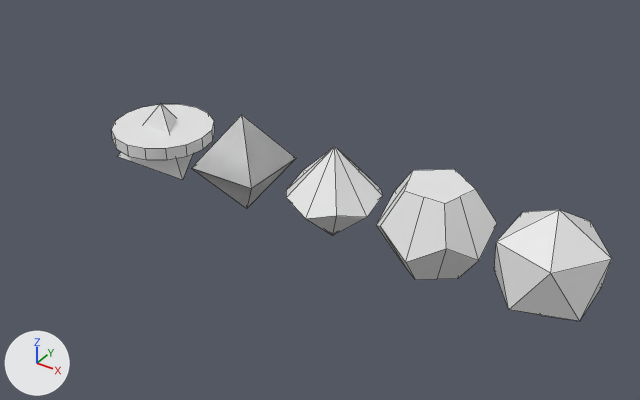
An edit to the Blender file Blender/BaseModels.blend, drawn before and after from the same camera.
The view is the same before and after, from a 50 mm camera at (11.29, -11.44, 7.95) aimed at (3.55, 0.23, -0.41). Arrows for +X, +Y and +Z are at lower left; the lights stay in place. Mesh edges are drawn as thin lines.

The first picture shows 'Coin', 'D10', 'D12', 'D20', 'D4', 'D8'.
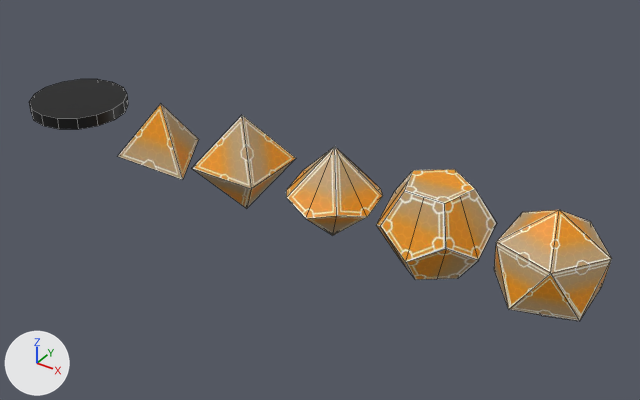
What changed in the scene script:
```text
Add mat_coin:
    mat_coin = bpy.data.materials.new('Coin')
    # uses the picture img_coin_uv
Add mat_d10_mat:
    mat_d10_mat = bpy.data.materials.new('D10_Mat')
    # uses the picture img_d10_texture_jpg
Add mat_d12_mat:
    mat_d12_mat = bpy.data.materials.new('D12_Mat')
    # uses the picture img_d12_texture_jpg
Add mat_d8_mat:
    mat_d8_mat = bpy.data.materials.new('d8_Mat')
    # uses the picture img_d8_texture_jpg
Add mat_d20_mat:
    mat_d20_mat = bpy.data.materials.new('D20_Mat')
    # uses the picture img_d20_texture_jpg
Add mat_d4:
    mat_d4 = bpy.data.materials.new('D4')
    # uses the picture img_d4_texture
Change me_circle:
    verts and faces of me_circle; kept vertices keep their numbers, new ones are numbered from 6
    remove me_circle.from_pydata(...)  # 6 vertices, 5 faces; spans x -0.87..0.87, y -0.5..1.0, z -0.48..0.72
    add me_circle.from_pydata(...)  # 4 vertices, 4 faces; spans x -0.87..0.87, y -0.5..1.0, z -0.48..0.72
    me_circle part 1
    add delete_vertices([4, 5])  # with the faces that use them
    add faces += [(0, 3, 2), (1, 2, 3), (0, 1, 3)]
    add me_circle.materials.append(mat_d4)
Change me_icosphere:
    where me_icosphere.from_pydata(...)  # 12 vertices, 20 faces; spans x -0.89..0.89, y -0.85..0.85, z -1.0..1.0
    me_icosphere part 2: texture (UV) coordinates of 20 of 20 faces, centred in x -0.78..0.78, y -0.74..0.74, z -0.63..0.63, changed; they spanned u 0.0..1.0, v 0.0..0.47 and now span u 0.04..0.95, v 0.2..0.75
    add me_icosphere.materials.append(mat_d20_mat)
Change me_cube_002:
    remove me_cube_002.from_pydata(...)  # 10 vertices, 16 faces; spans x -0.7..0.7, y -0.7..0.7, z -1.0..1.0
    add me_cube_002.from_pydata(...)  # 8 vertices, 8 faces, 1 loose edge; spans x -0.7..0.7, y -0.7..0.7, z -1.0..1.0
    me_cube_002 part 3
    3 vertices are removed from x -0.7..0.7, y -0.7..0.7, z 0.0
    8 faces are deleted
    1 vertex is added at (0.0, 0.0, 1.0)
    1 loose edge is added
    me_cube_002 part 4: 8 faces spanning x -0.7..0.7, y -0.7..0.7, z -1.0..1.0 switch from no material to mat_d8_mat
Change me_circle_006:
    where me_circle_006.from_pydata(...)  # 30 vertices, 22 faces; spans x -0.95..0.95, y -1.0..1.0, z -0.73..0.81
    used by ob_d12; location = (6.0, 0.0, 0.0); rotation_euler = (0.0, 0.0, 0.628), in degrees (0, 0, 36)
    me_circle_006 part 5: texture (UV) coordinates of 22 of 22 faces, centred in x -0.73..0.73, y -0.7..0.7, z -0.73..0.81, changed; they spanned u 0.0..0.0, v 0.0..0.0 and now span u 0.32..0.63, v 0.14..0.74
    add me_circle_006.materials.append(mat_d12_mat)
Change me_circle_009:
    where me_circle_009.from_pydata(...)  # 12 vertices, 20 faces; spans x -0.85..0.85, y -0.88..0.9, z -0.91..0.92
    used by ob_d10; location = (4.0, 0.0, 0.0); rotation_euler = (0.0, 0.0, 0.628), in degrees (0, 0, 36)
    me_circle_009 part 6: 20 faces spanning x -0.85..0.85, y -0.88..0.9, z -0.91..0.92 switch from no material to mat_d10_mat
Change me_circle_013:
    where me_circle_013.from_pydata(...)  # 32 vertices, 18 faces; spans x -1.0..1.0, y -1.0..1.0, z 0.0..0.25
    me_circle_013 part 7: texture (UV) coordinates of 18 of 18 faces, centred in x -0.96..0.96, y -0.96..0.96, z 0.0..0.25, changed; they spanned u 0.0..0.0, v 0.0..0.0 and now span u 0.01..0.92, v 0.0..1.0
    add me_circle_013.materials.append(mat_coin)
Change ob_coin:
    ob_coin.location: (0.0, 0.0, 0.0) -> (-2.36, 0.0, 0.0)
```

Boxes [x1, y1, x2, y2] around the edits, measured in the pictures (640 x 400 px):
'D20', recoloured, surface changed (white to orange)
    both: [494, 210, 612, 321]
'D12', recoloured, surface changed (white to orange)
    both: [376, 169, 497, 280]
'Coin', recoloured, surface changed, moved
    before: [111, 104, 215, 160]
    after: [29, 79, 128, 129]
'D4', reshaped (8% wider)
    before: [118, 104, 193, 180]
    after: [118, 104, 199, 180]
part 3 of me_cube_002, cut back
    before: [192, 115, 296, 208]
part 4 of me_cube_002, recoloured (orange)
    after: [192, 115, 296, 208]
part 6 of me_circle_009, recoloured (white to orange)
    both: [286, 147, 383, 235]
